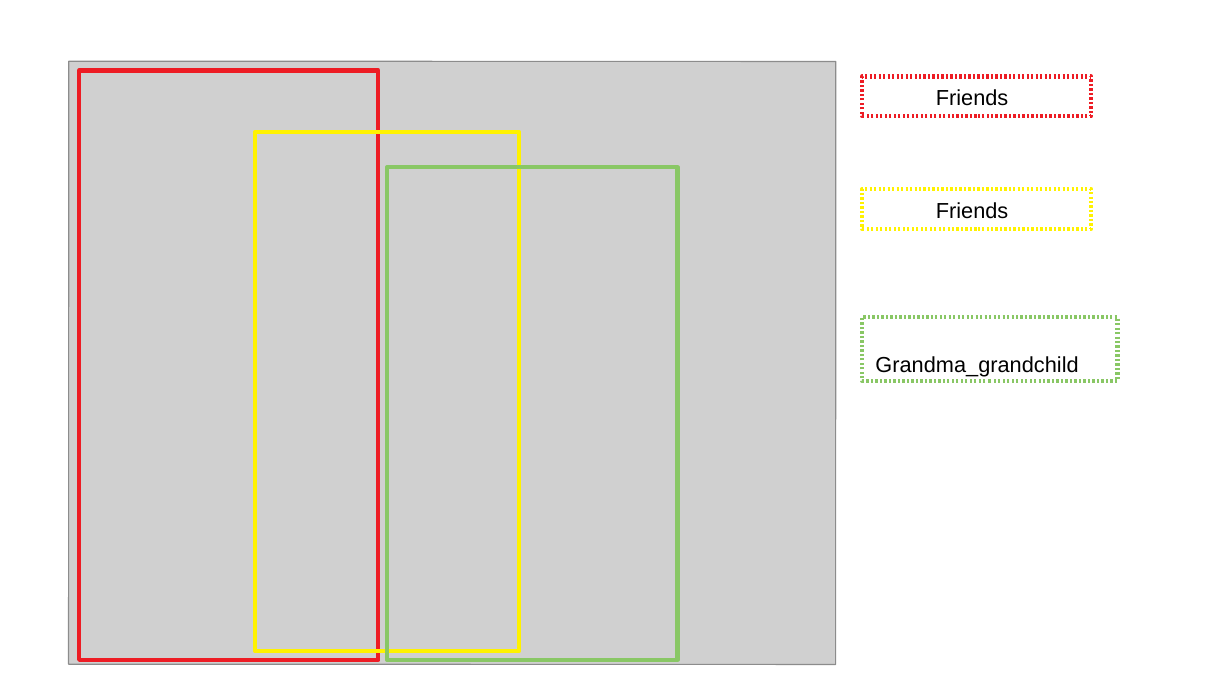
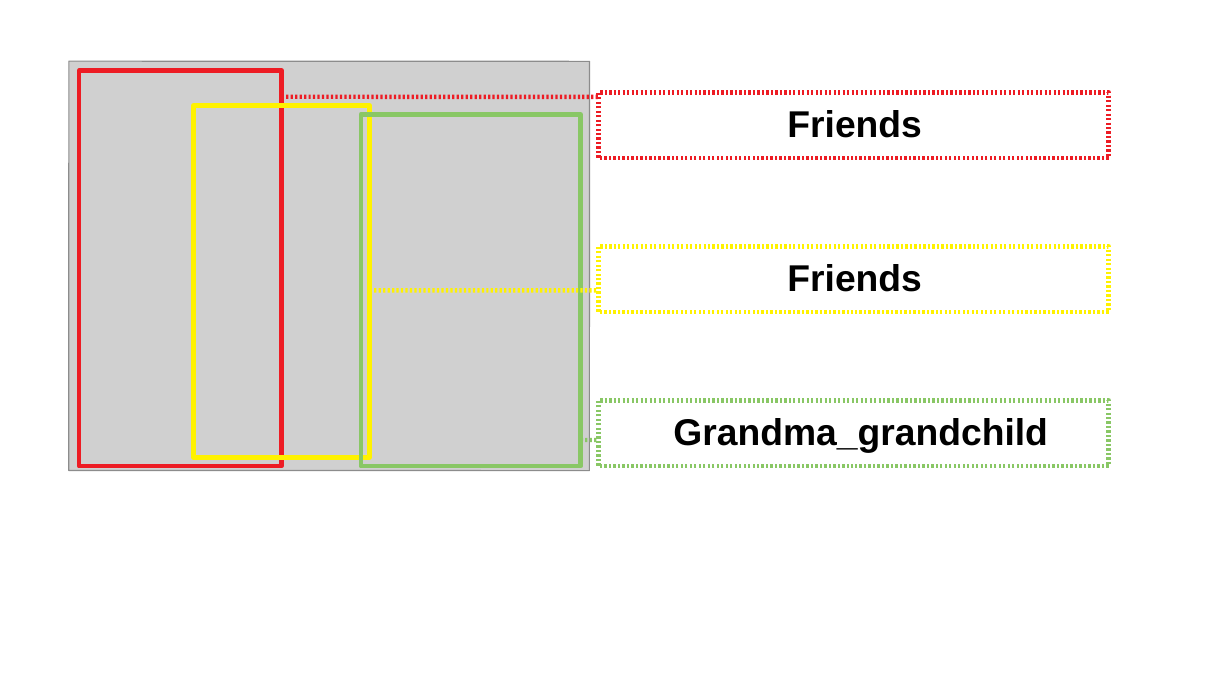
Before and after one commit to GenDeGit/Person-Pair-Relational-Networks, a slide deck: slide 1 of 其他资料/未命名 1.odp. Drawn at 1232x693 pixels with LibreOffice and Linux fonts; fonts in the diff are those of the drawing; grey boxes stand for pictures. Boxes give left, top, right and bottom in pixels: in the first picture for what was removed or moved away, otherwise in the second. Text is boxed around its words. In the diff, an @@ line names an element or a change of style, - is before the commit and + after.

```diff
--- a/其他资料/未命名 1.odp
+++ b/其他资料/未命名 1.odp
@@ picture: place and size @@
-picture at [68, 61, 835, 665]
+picture at [69, 61, 590, 471]
@@ rectangle: place and size @@
-rectangle at [79, 70, 379, 661]
+rectangle at [79, 70, 282, 466]
@@ rectangle: place and size @@
-rectangle at [255, 132, 519, 652]
+rectangle at [193, 105, 369, 457]
@@ line added from (282, 97) to (598, 97), #ED1C24 2.83 pt @@
@@ rectangle: place and size @@
-rectangle at [387, 168, 677, 661]
+rectangle at [361, 114, 581, 466]
@@ rectangle "Friends": place and size @@
-rectangle "Friends" at [863, 76, 1092, 116]
+rectangle "Friends" at [598, 93, 1109, 159]
@@ rectangle "Friends": place and size @@
-rectangle "Friends" at [863, 189, 1092, 229]
+rectangle "Friends" at [598, 246, 1109, 312]
@@ line added from (370, 291) to (598, 291), #FFF200 2.83 pt @@
@@ size 14 to 24 pt, bold on in 3 elements at [598, 93, 1109, 159], [598, 246, 1109, 312], [598, 400, 1109, 466] @@
@@ rectangle "Grandma_grandchild": place and size @@
-rectangle "Grandma_grandchild" at [863, 316, 1118, 381]
+rectangle "Grandma_grandchild" at [598, 400, 1109, 466]
@@ line added from (581, 440) to (598, 440), #89C765 2.83 pt @@
```
Also in this commit, not shown: 10 other files.
